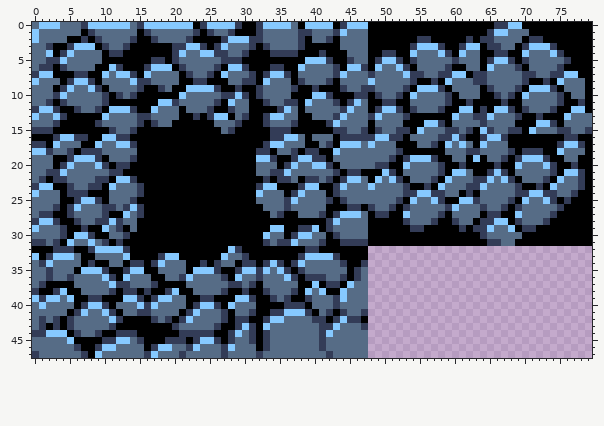
Sprite sheet -- Assets/Art/Tilesets/Cave/caveTile.png. That is the earlier state.
The file is 80x48 pixels.
New version:
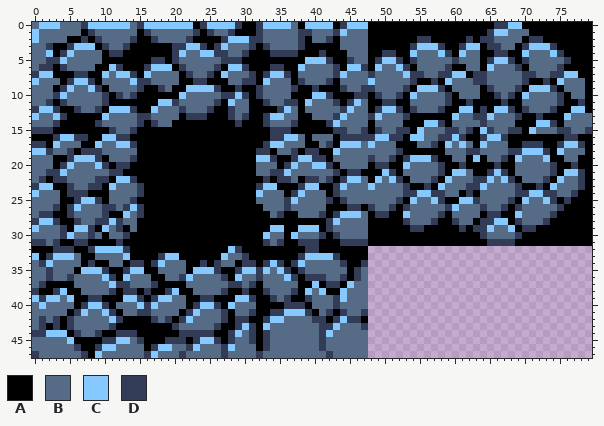
Palette (. is transparent): A #000000  B #566c86  C #86c9ff  D #333c57
Change:
@@ x 0..79 @@
 11 BBDADBBBBBDAAAAAAACCDBBBBBDACBBAADBBDDACBBBDADCBAADDAABBBBBDAADAAAADAABBBBBDAADA
-12 DCCDAADBBDACCCDAACBBBABBBDAADBBAAAADCBABBBBBDCBBADCCDADBBBDAACCADACCDADBBBDAACCA
-13 CBBCDAAAAACBBBBDDBBBBAADADCCABDAADCCBBAABBBDCBBBDCBBBDAAAAAACBBDDCBBBDAADAAACBBB
-14 BBBDAAAAADBBBBBDADBBAAAAAABBBDAAADBBBDAAAADCBBBBABBBBAAACCDABBBBDBBBBAAACCDABBBB
-15 DDDAAAAAAAADBBDAAAAAAAAAAAABDAAAAADDDAAAAAADDBBDADBBDDACBBBDDBDACDBBDDACBBBDDBBD
-16 AAADCCDDAACCDDAAAAAAAAAAAAAAAAAAAADDCCBABBBADDDDDCCDDABBBBDDCDAADCCDAAAAAAAADDAA
-17 DDACBBBAACBBCCDAAAAAAAAAAAAAAAAAADCCBBBAABDACCCBCBBBAAABBDACBCBACBBBAAAAAAADCCDA
-18 CCDBBDADDDBBBBBAAAAAAAAAAAAAAAAADDABBDADDAACBBBBBBBBDAAAAAABBBDDBBBBDADDDAACBBBA
-19 BBBAADCCCDABBBDAAAAAAAAAAAAAAAAACCDAADCCDDABBBBBBBBDADCCCDAABBACABBDADCCCDAABBAA
-20 BBBADCBBBCDADDAAAAAAAAAAAAAAAAAABBBADCBBCCDABBBBBDDAACBBBBDAADAAAADAACBBBCDAADAA
+12 DCCDAADBBDACCCDAACBBBDBBBDAADBBAAAADCBABBBBBDCBBADCCDADBBBDAACCADACCDADBBBDAACCA
+13 CBBCDAAAAACBBBBDDBBBBADDDAAADBDAADCCBBAABBBDCBBBDCBBBDAAAAAACBBDDCBBBDAADAAACBBB
+14 BBBDAAAAADBBBBBDADBBAAAAAAAAADAAADBBBDAAAADCBBBBABBBBAAACCDABBBBDBBBBAAACCDABBBB
+15 DDDAAAAAAAADBBDAAAAAAAAAAAAAAAAAAADDDAAAAAADDBBDADBBDDACBBBDDBDACDBBDDACBBBDDBBD
+16 AAADCCDDAACCDDAAAAAAAAAAAAAAAAAAAADDCCBABBBADDDDDCCDDACCBBDDCDAADCCDAAAAAAAADDAA
+17 DDACBBBAACBBCCDAAAAAAAAAAAAAAAAAADCCBBBAABDACCCBCBBBAAABBDACBCBACBBBAADDDAADCCDA
+18 CCDBBDADDDBBBBBAAAAAAAAAAAAAAAAADDABBDADDAACBBBBBBBBDAAAAAABBBDDBBBBDDCCCDACBBBA
+19 BBBAADCCCDABBBDAAAAAAAAAAAAAAAAACCDAADCCDDABBBBBDBBDADCCCDAABBACABBDACBBBCAABBAA
+20 BBBADCBBBCDADDAAAAAAAAAAAAAAAAAABBBADCBBCCDABBBBADDAACBBBBDAADAAAADAABBBBBDAADAA
 21 BBDDCBBBBBBDDAAAAAAAAAAAAAAAAAAABBDDCBBBBBBDADDAAACDABBBBBDACCBAADCDABBBBBDACCDA
@@ x 0..79 @@
 28 DCCDAADBBDDCDBBAAAAAAAAAAAAAAAAAAAAAAAAAAADCBBBBAAAAADBBBDAADBBADDCCADBBBDAAAAAA
-29 CBBBDAADAACBDABAAAAAAAAAAAAAAAAAAACCAADDCADBBBBBAAAAAADDAAAAADADDCBBCADDAAAAAAAA
-30 BBBBDACCDAABBDAAAAAAAAAAAAAAAAAAACBBADCCBBADBBBBAAAAAAAAAAAAAAAADBBBBBAAAAAAAAAA
-31 DDBDACBBCBDADAAAAAAAAAAAAAAAAAAAADBDDCBBBDAADDDDAAAAAAAAAAAAAAAAADDBBAAAAAAAAAAA
+29 CBBBDACCDACBDABAAAAAAAAAAAAAAAAAAACCAACCCADBBBBBAAAAAADDAAAAADADDCBBCADDAAAAAAAA
+30 BBBBDCBBDBABBDAAAAAAAAAAAAAAAAAAACBBACBBBDADBBBBAAAAAAAAAAAAAAAADBBBBDAAAAAAAAAA
+31 DDBDAADDAAAADAAAAAAAAAAAAAAAAAAAADBDAADDDAAADDDDAAAAAAAAAAAAAAAAADDDDAAAAAAAAAAA
 32 AAADDDAADCCCCDAAAAAAAAAAAAAACDAAAAAAAAADDAAAAAAA................................
Pixel boxes of the changes (left, top, right, bottom) in both pictures:
changed: (179, 106, 235, 134)
changed: (410, 134, 424, 141)
changed: (515, 141, 550, 169)
changed: (368, 155, 375, 169)
changed: (67, 225, 109, 246)
changed: (284, 225, 326, 246)
changed: (501, 232, 522, 246)
